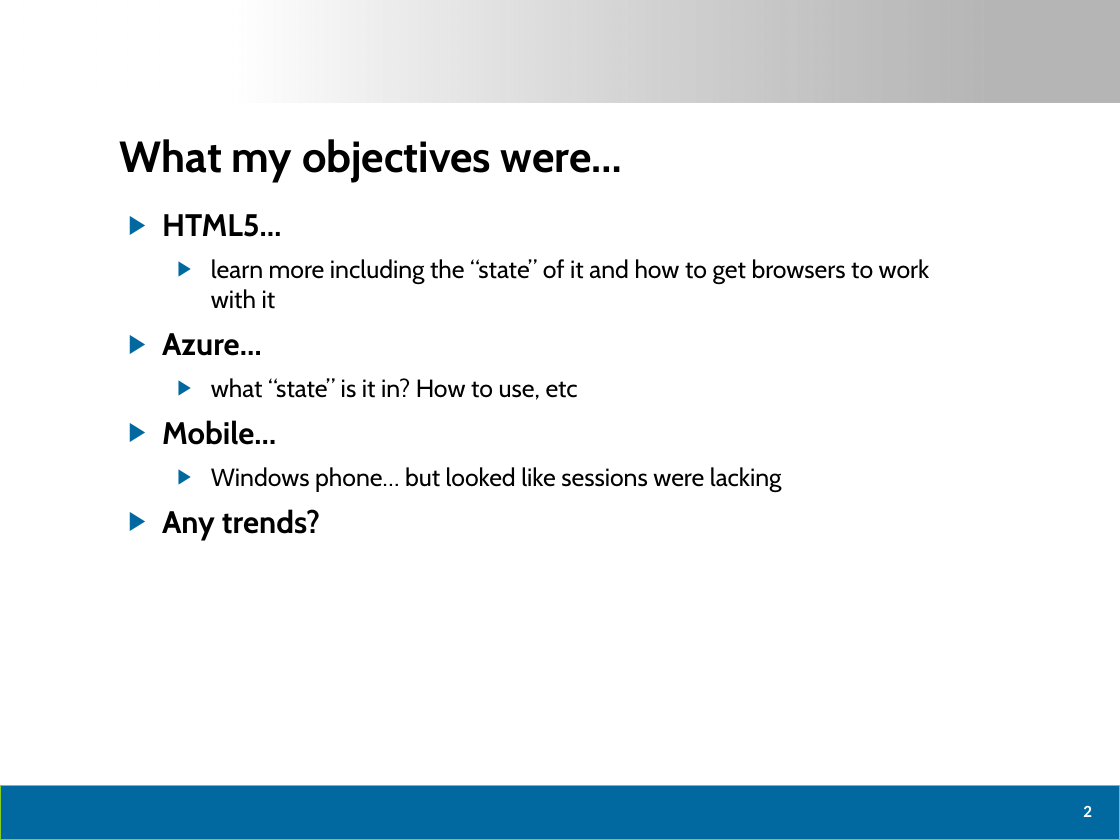
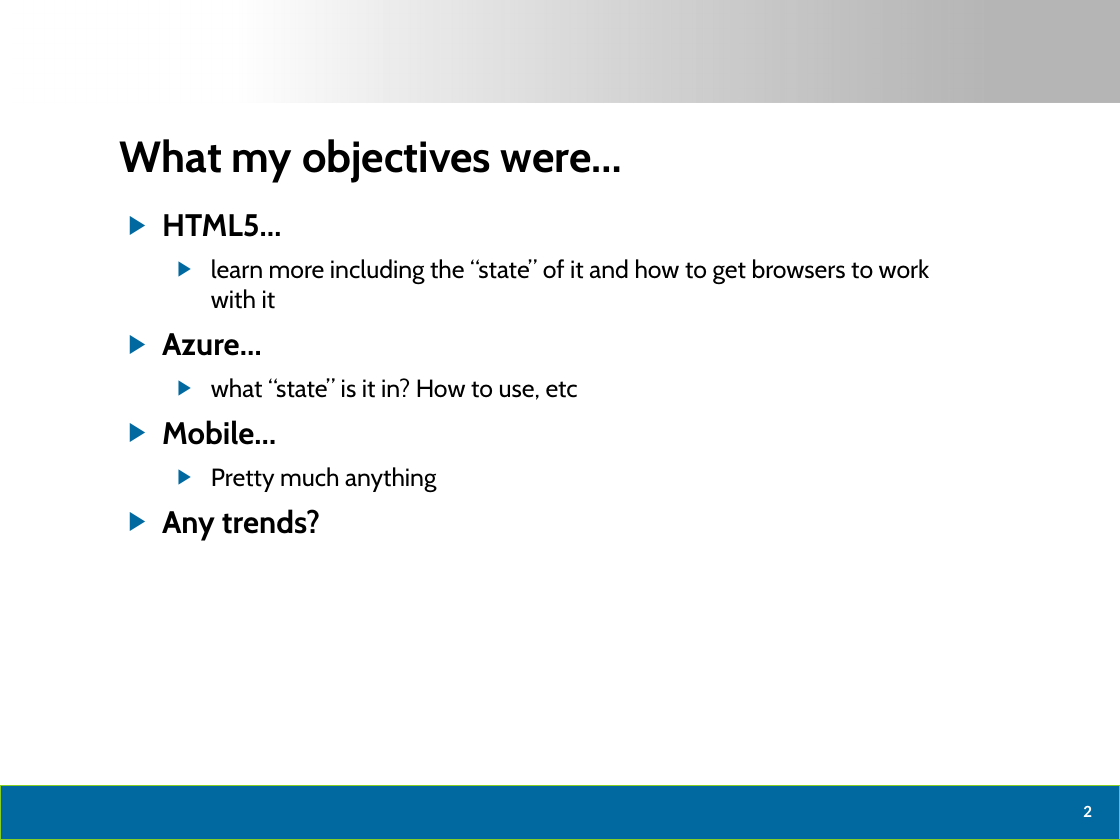
Before and after one commit to dtomyn/HTML5Demo1, a slide deck: slide 3 of Docs/2012 - Live360 Event Review (NEWER).pptx. Drawn at 1120x840 pixels with LibreOffice and Linux fonts; fonts in the diff are those of the drawing; background and template pictures are left out. Boxes give left, top, right and bottom in pixels: in the first picture for what was removed or moved away, otherwise in the second. Text is boxed around its words. In the diff, an @@ line names an element or a change of style, - is before the commit and + after.

```diff
--- a/Docs/2012 - Live360 Event Review (NEWER).pptx
+++ b/Docs/2012 - Live360 Event Review (NEWER).pptx
@@ text at bbox=[211, 467, 436, 491]: text changed @@
-  ▶ Windows phone… but looked like sessions were lacking
+  ▶ Pretty much anything
```
Also in this commit, not shown: 2 other slides changed.
